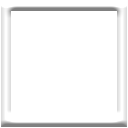
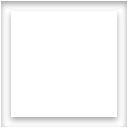
Layers edited between the first and the second 128 x 128 image:
pixels changed over [1, 1, 127, 127] (layer not identified)
